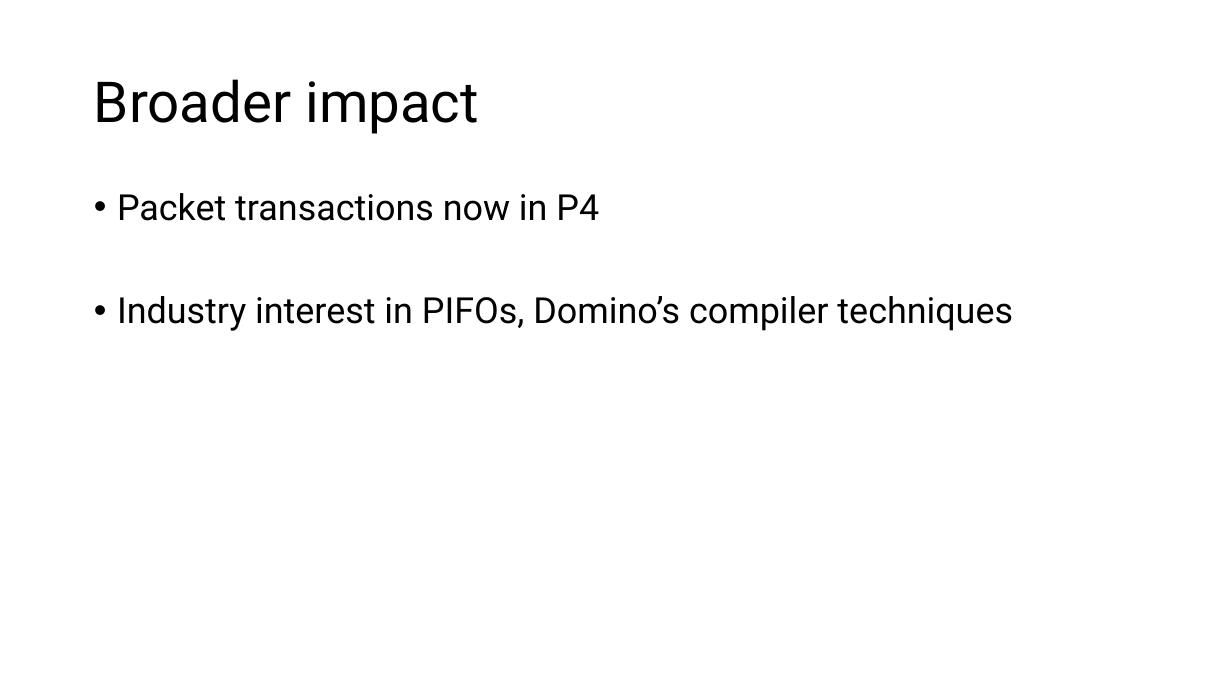
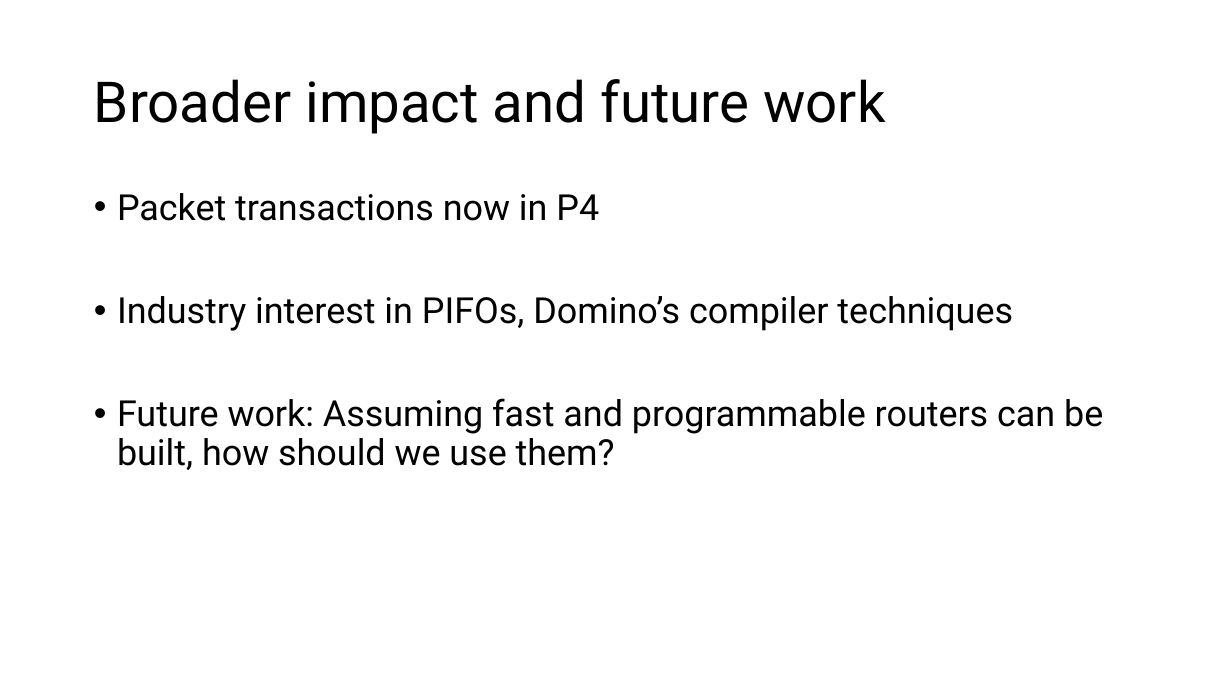
Before and after one commit to anirudhSK/pifo-domino-marple-ppts, a slide deck: slide 37 of uw_talk.pptx (slide 42 before the commit). Drawn at 1232x693 pixels with LibreOffice and Linux fonts; fonts in the diff are those of the drawing. Boxes give left, top, right and bottom in pixels: in the first picture for what was removed or moved away, otherwise in the second. Text is boxed around its words. In the diff, an @@ line names an element or a change of style, - is before the commit and + after.

Commit message:
Some more changes to UW talk

```diff
--- a/uw_talk.pptx
+++ b/uw_talk.pptx
@@ title at [94,79,885,134]: text changed @@
-Broader impact
+Broader impact and future work
@@ text at [117,398,1103,470]: paragraph added @@
+• Future work: Assuming fast and programmable routers can be built, how should we use them?
```
Also in this commit, not shown: 5 other slides changed, 6 slides added, 1 slide removed.
